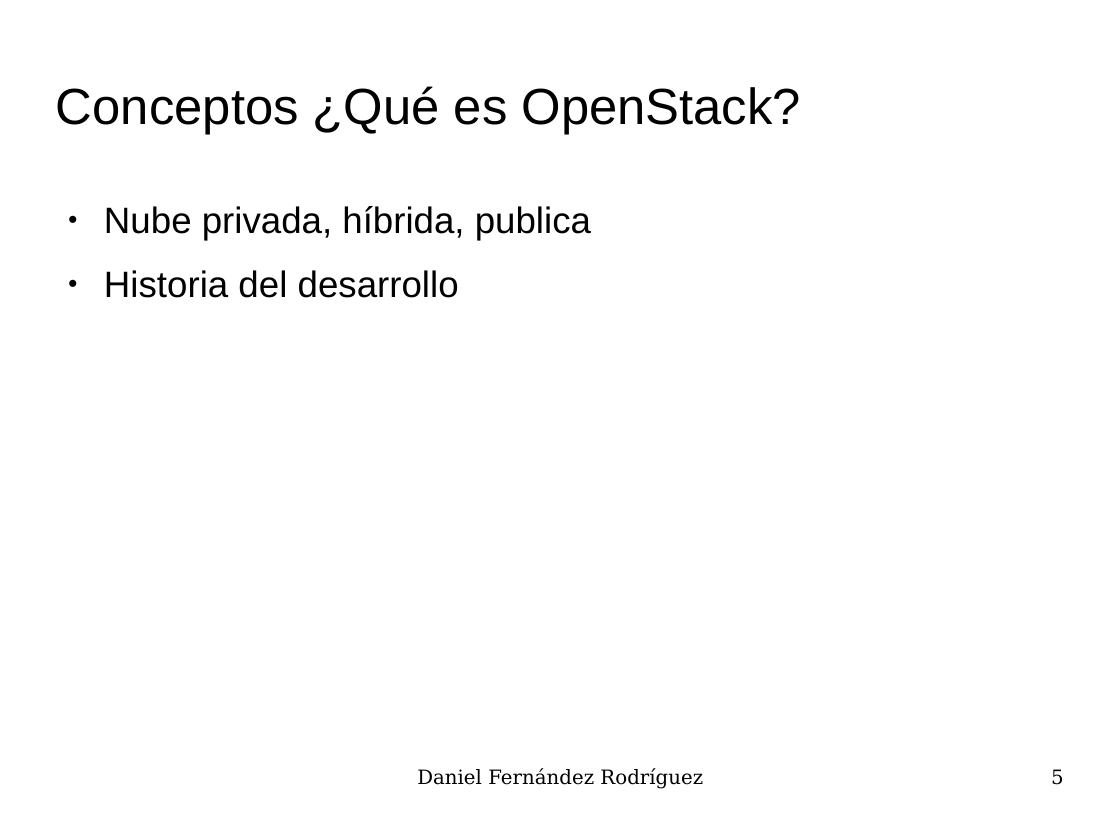
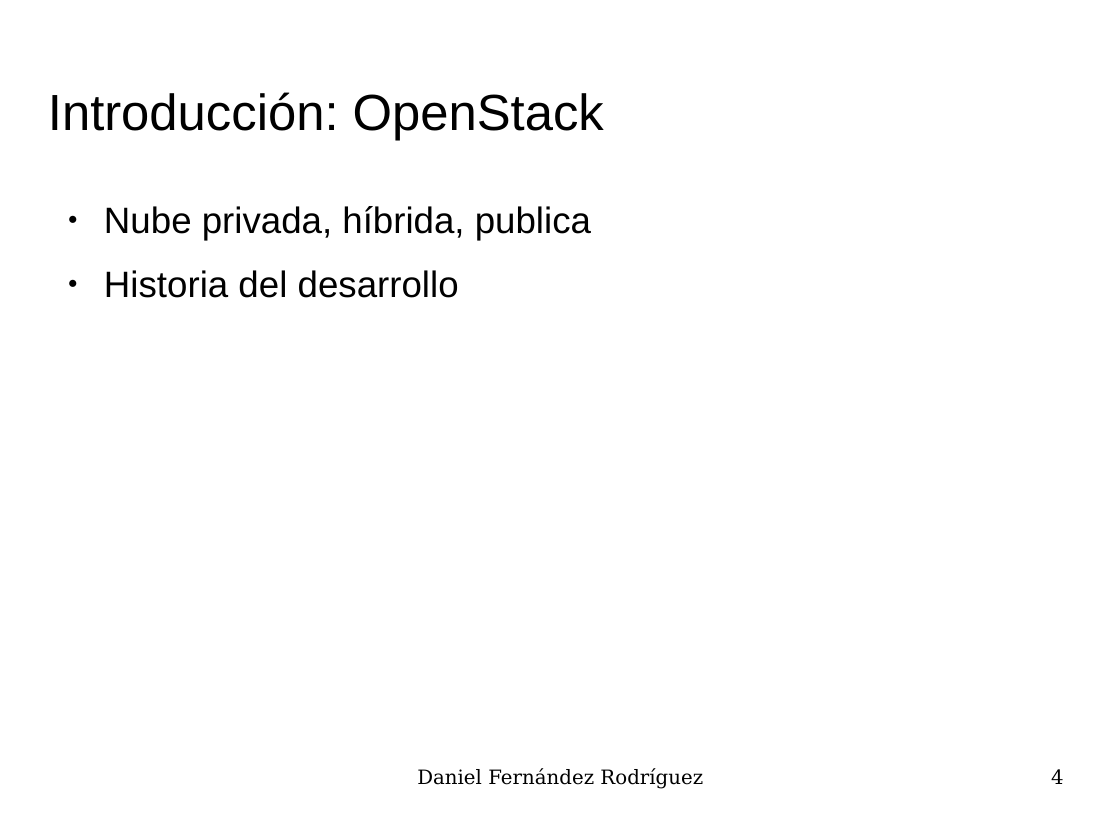
Before and after one commit to UO180222/tfg, a slide deck: slide 4 of docs/presentacion.odp (slide 5 before the commit). Drawn at 1120x840 pixels with LibreOffice and Linux fonts; fonts in the diff are those of the drawing; background and template pictures are left out. Boxes give left, top, right and bottom in pixels: in the first picture for what was removed or moved away, otherwise in the second. Text is boxed around its words. In the diff, an @@ line names an element or a change of style, - is before the commit and + after.

```diff
--- a/docs/presentacion.odp
+++ b/docs/presentacion.odp
@@ title at bbox=[48, 92, 604, 140]: text changed @@
-Conceptos ¿Qué es OpenStack?
+Introducción: OpenStack
@@ page number at bbox=[1051, 769, 1064, 784]: text changed @@
-5
+4
```
Also in this commit, not shown: 9 other slides changed, 5 slides added.
